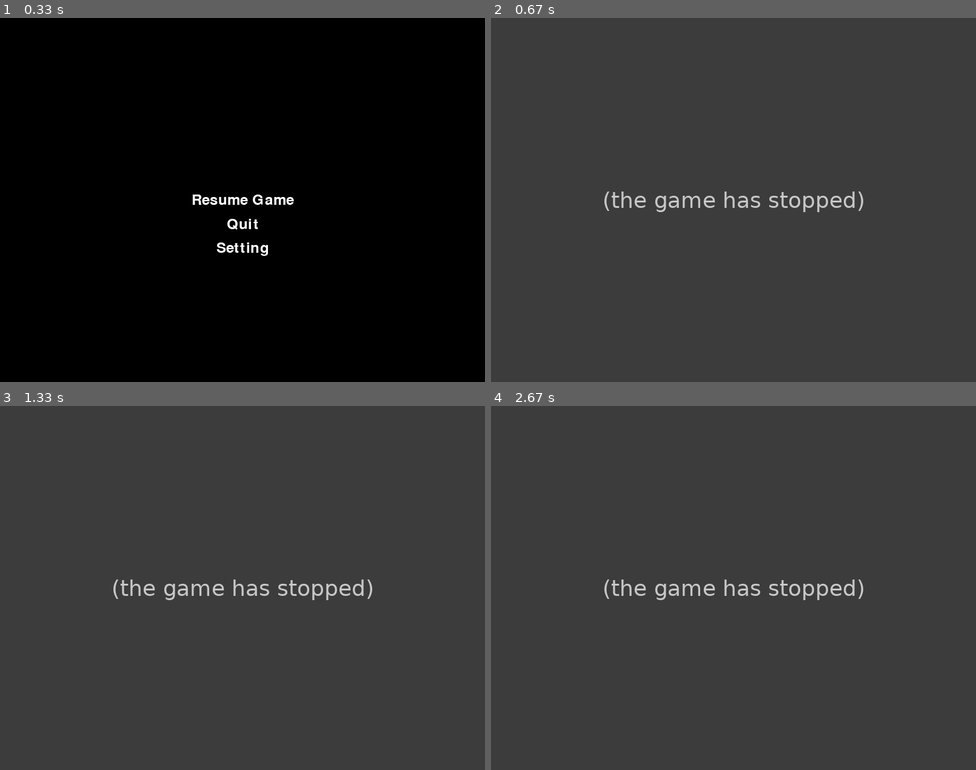
Above: before the commit, frames 1-4 (two rows, left to right).
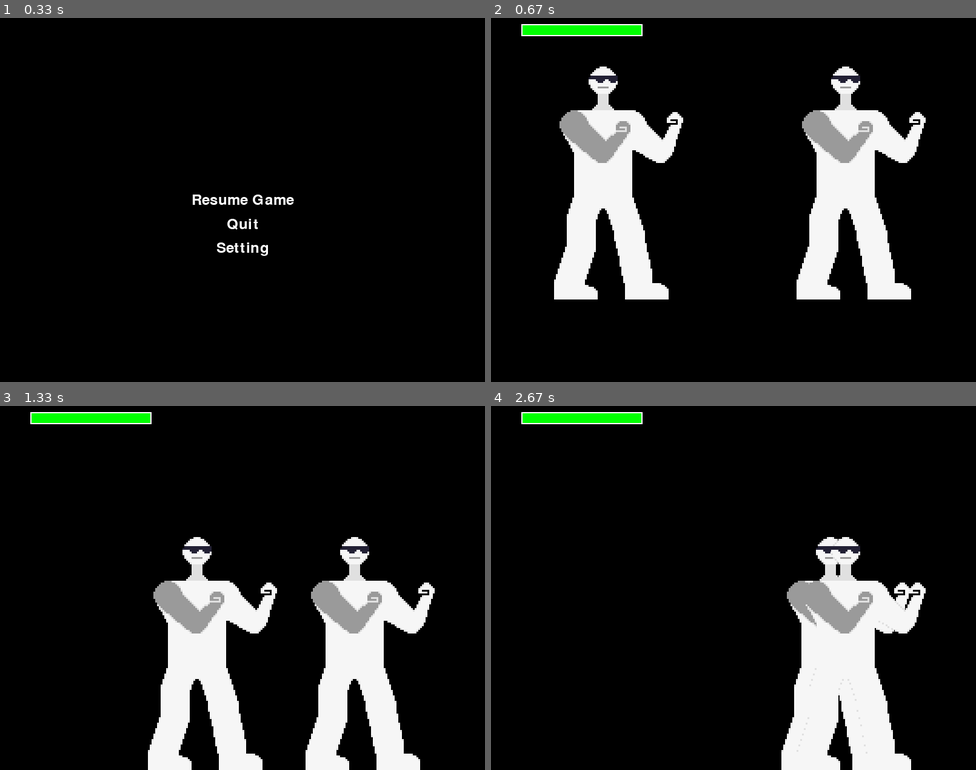
Above: after the commit, the same moments.

Repository: davidyao4344314/pygames-initlized
Game: pygame game, started from rpg_games/main.py
Same seed, same stepped clock (60 frames per second), same inputs: the game is played once before the commit and once after it.
Inputs:
- Up to frame 1 (0.33 s): no input
- Up to frame 2 (0.67 s): click "Resume Game" at 0.38 s
- Up to frame 3 (1.33 s): hold K 0.67-1.13 s; hold Right 0.67-1.13 s; tap Space at 1.17 s
- Up to frame 4 (2.67 s): hold Right 1.5-1.97 s; hold Up 2-2.3 s; hold Right from 2.33 s (still down)

Frame 1 is identical in both runs. In frame 2, 100% of the frame differs, in the area x 0-100%, y 0-100%; in frame 3, 100%; in frame 4, 100%.
Error before the commit: TypeError: handle_events() takes 1 positional argument but 2 were given (main.py line 78); the game stopped at 0.4 s (later frames are placeholders)

Commit message:
fix some control error due too merging

Diff:
--- a/rpg_games/controls.py
+++ b/rpg_games/controls.py
@@ -15,7 +15,7 @@
     pygame.K_ESCAPE: False
 }
 
-def handle_events(player1):
+def handle_events(player, enemy):
     for event in pygame.event.get():
         if event.type == pygame.QUIT:
             return False
@@ -23,7 +23,7 @@
             if event.key in keys:
                 keys[event.key] = True
             if event.key == pygame.K_k:
-                player1.melee_attack()
+                player.melee_attack(enemy)
             if event.key == pygame.K_l:
                 player.defend()
             if event.key == pygame.K_ESCAPE:
@@ -33,16 +33,20 @@
                 keys[event.key] = False
     return True
 
-def move_player(player1):
+
+def move_player(player):
+    dx = 0
+    dy = 0
     if keys[pygame.K_a]:
         dx = -1
     if keys[pygame.K_d]:
         dx = 1
     if keys[pygame.K_w] or keys[pygame.K_SPACE]:
-        player1.move(dy=-1)
+        dy = -1
     if keys[pygame.K_LEFT]:
-        player1.move(dx=-1)
+        dx = -1
     if keys[pygame.K_RIGHT]:
-        player1.move(dx=1)
+        dx = 1
     if keys[pygame.K_UP]:
-        player1.move(dy=-1)
+        dy = -1
+    player.move(dx, dy)
--- a/rpg_games/main.py
+++ b/rpg_games/main.py
@@ -57,6 +57,12 @@
 run = True
 clock = pygame.time.Clock()
 
+healing_active = False
+healing_amount = 20
+
+healing_active = False
+healing_amount = 20
+
 # Main game loop
 while run:
     if game_state == "game":
@@ -68,8 +74,10 @@
         # Draw health bar
         draw_health_bar(screen, player1)
 
+        # Draw healing image if healing is active
         if healing_active:
-            screen.blit(healing_image, (50, 40))
+            healing_position = (SCREEN_WIDTH - healing_image.get_width() - 10, SCREEN_HEIGHT - healing_image.get_height() - 10)
+            screen.blit(healing_image, healing_position)
 
         # Draw all sprites
         all_sprites.draw(screen)
@@ -82,7 +90,9 @@
         for event in pygame.event.get():
             if event.type == pygame.KEYDOWN:
                 if event.key == pygame.K_i:
-                    healing_active = True
+                    if not healing_active and player1.health < player1.max_health:
+                        healing_active = True
+                        player1.health = min(player1.health + healing_amount, player1.max_health)
                 if event.key == pygame.K_ESCAPE:
                     game_state = "menu"
     elif game_state == "menu":
@@ -106,8 +116,7 @@
             game_state = "menu"
 
     elif game_state == "Quit":
-        pygame.quit()
-
+        run = False
 
     pygame.display.update()
     clock.tick(60)
